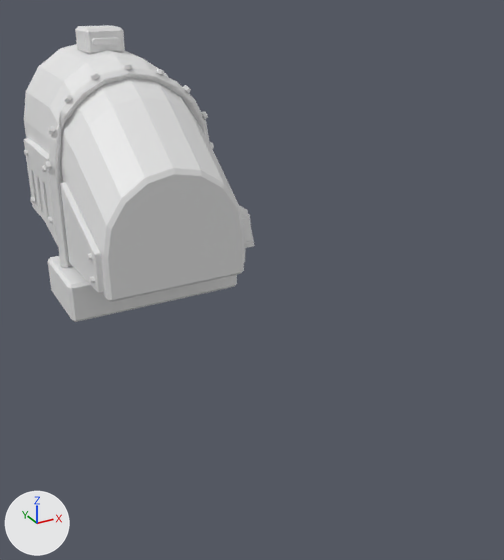
Renders of the OBJ model Assets/Resources/Models/Ricochet_M1/barrel.obj from each side of a commit.
Both versions are drawn from a camera (50 mm lens) standing at (-0.457, -1.421, 0.48) and looking at (0.067, -0.468, 0.004). Every picture has the same lights, and +X, +Y and +Z are marked at lower left. The first picture is the older version. Where no turn or scale is listed for an object, it has been applied to the vertices.

Objects in the first picture: 'barrel'.
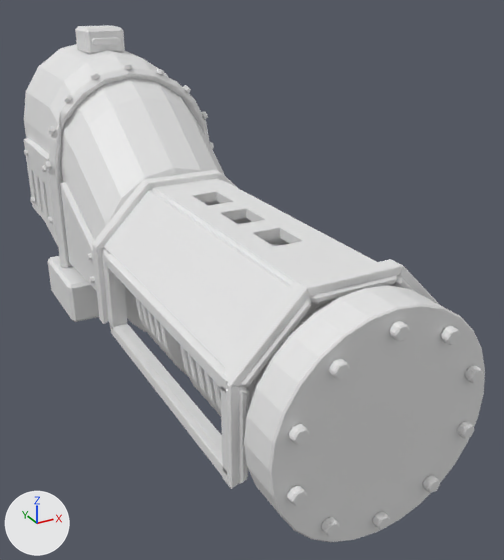
Where the change shows, as pixel boxes [x1, y1, x2, y2] in the pictures (504 x 560 px):
```json
{"object": "barrel", "change": "reshaped", "before": [24, 25, 255, 322], "after": [24, 25, 485, 542], "on screen": "99% wider, 74% taller"}
{"part": 1, "of": "me_barrel", "change": "added", "after": [92, 170, 485, 542]}
```

Scene script edits in JSON lines:
```json
{"block": "me_barrel", "where": "# used by ob_barrel; location = (0.0, 0.0, 0.0)"}
{"op": "remove", "block": "me_barrel", "code": "me_barrel.from_pydata(...)  # 1728 vertices, 3340 faces; spans x -0.18..0.195, y -0.31..0.16, z -0.14..0.38"}
{"op": "add", "block": "me_barrel", "code": "me_barrel.from_pydata(...)  # 5913 vertices, 11592 faces; spans x -0.18..0.195, y -0.922..0.16, z -0.155..0.38"}
{"block": "me_barrel", "change": "me_barrel part 1: 4137 vertices added at x -0.165..0.165, y -0.922..-0.28, z -0.155..0.164"}
{"block": "me_barrel", "change": "other edits to the shape of me_barrel do not show in these pictures"}
```
